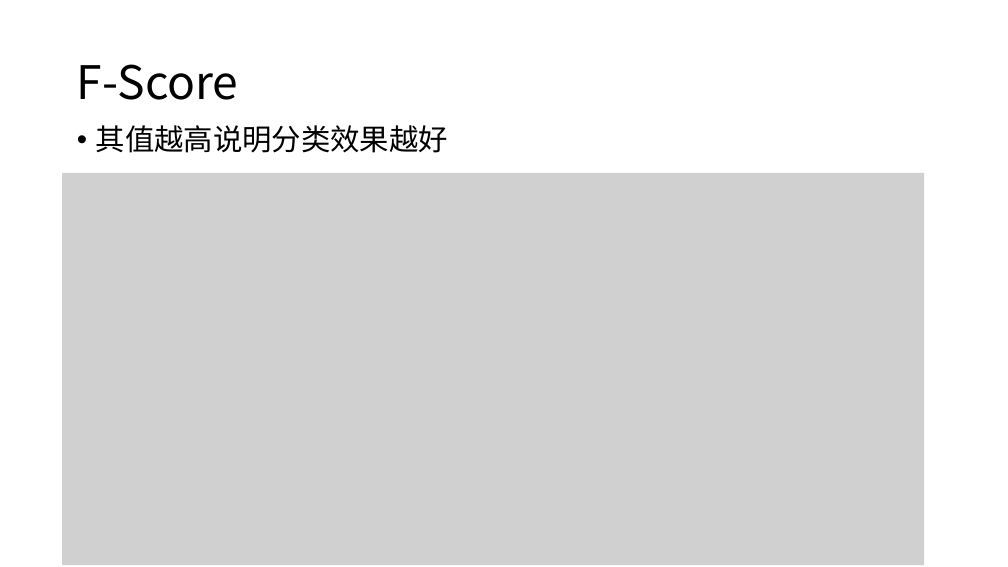
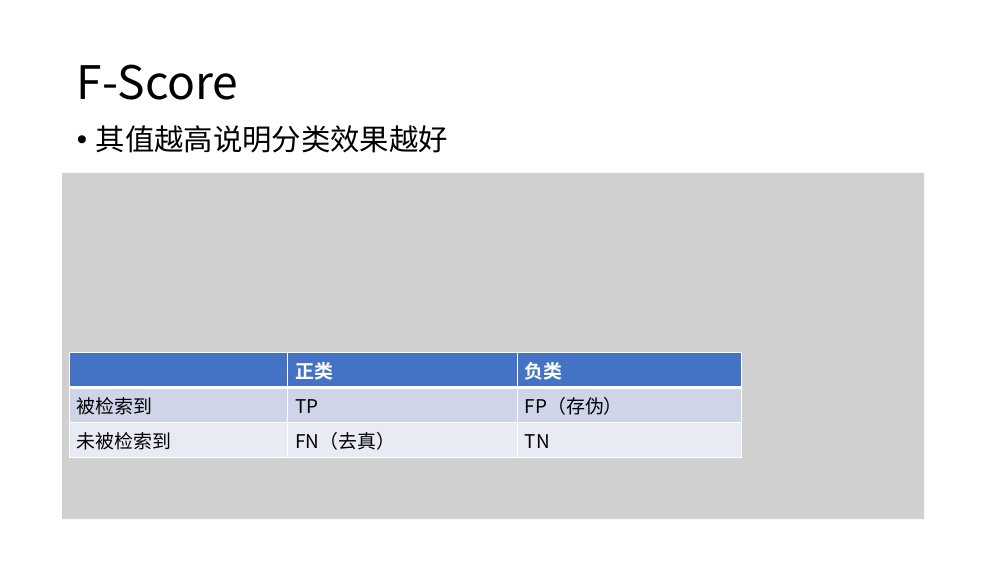
Before and after one commit to Wangmignu/flush-reload, a slide deck: slide 8 of 基于HPC的攻击检测.pptx. Drawn at 1008x567 pixels with LibreOffice and Linux fonts; fonts in the diff are those of the drawing; grey boxes stand for pictures. Boxes give left, top, right and bottom in pixels: in the first picture for what was removed or moved away, otherwise in the second. Text is boxed around its words. In the diff, an @@ line names an element or a change of style, - is before the commit and + after.

```diff
--- a/基于HPC的攻击检测.pptx
+++ b/基于HPC的攻击检测.pptx
@@ picture resized from (x1=62, y1=173, x2=924, y2=566) to (x1=62, y1=173, x2=924, y2=520) @@
@@ table added at (x1=70, y1=352, x2=742, y2=454), 3 rows, 3 columns @@
+ | 正类 | 负类
+被检索到 | TP | FP（存伪）
+未被检索到 | FN（去真） | TN
```
Also in this commit, not shown: 1 other slide changed.
